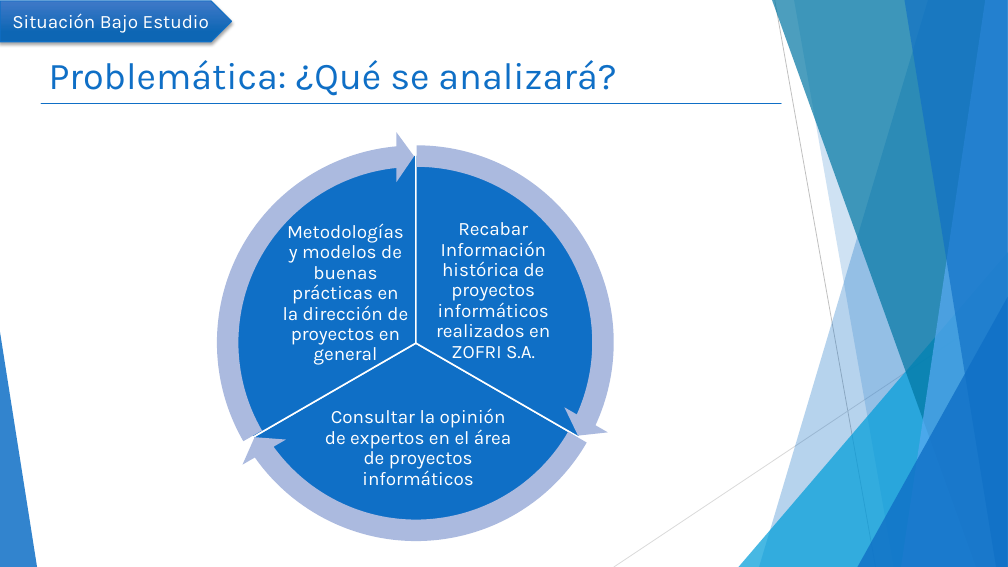
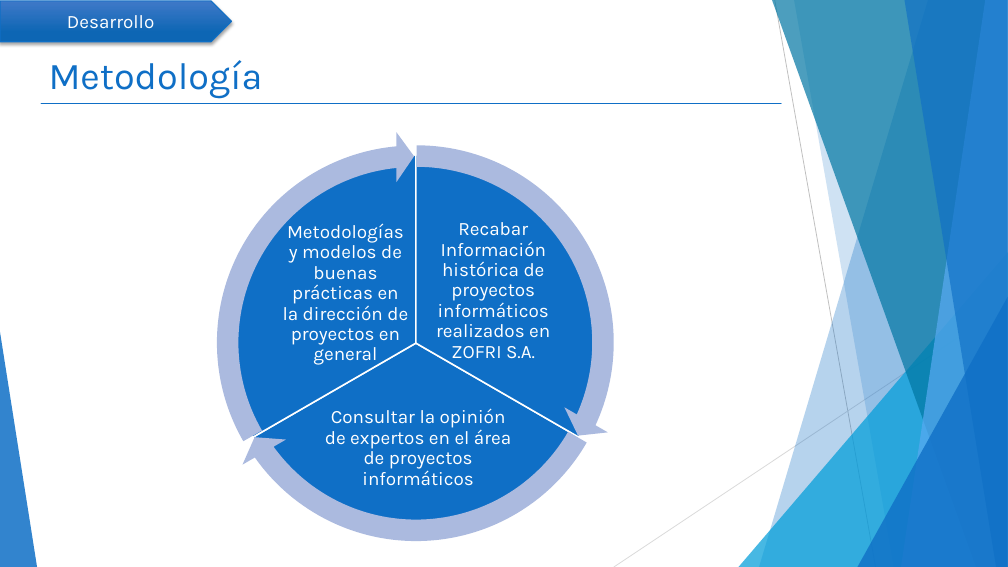
Before and after one commit to mcamara75/tituloUnap, a slide deck: slide 11 of 2018/TT IQQ 2018 Camara y Garay.pptx. Drawn at 1008x567 pixels with LibreOffice and Linux fonts; fonts in the diff are those of the drawing. Boxes give left, top, right and bottom in pixels: in the first picture for what was removed or moved away, otherwise in the second. Text is boxed around its words. In the diff, an @@ line names an element or a change of style, - is before the commit and + after.

```diff
--- a/2018/TT IQQ 2018 Camara y Garay.pptx
+++ b/2018/TT IQQ 2018 Camara y Garay.pptx
@@ text in pentagon arrow at [67, 15, 154, 28]: text changed @@
-Situación Bajo Estudio
+Desarrollo
@@ title at [49, 60, 263, 99]: text changed @@
-Problemática: ¿Qué se analizará?
+Metodología
```
Also in this commit, not shown: 11 other slides changed, 1 slide removed.
